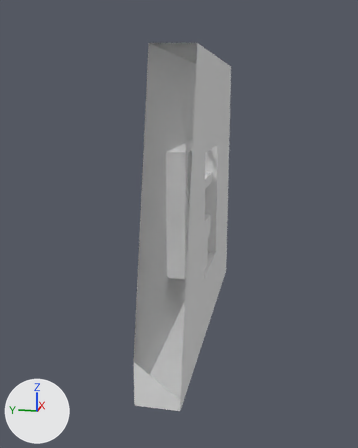
The Blender file development/flash/assets/levels/001/001.blend as it was, and as the next commit left it.
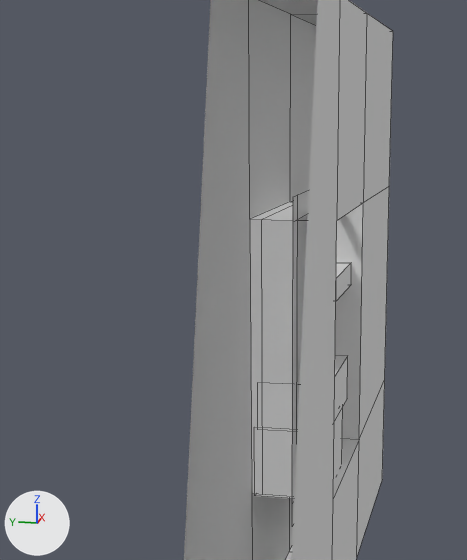
There are two pictures of each version: one whole from a camera (50 mm lens) standing at (-48.2, -8.0, 10.4) and looking at (0.0, 1.6, -1.7), one close up on the part from 15% to 74% of the width and 12% to 69% of the height. Lighting does not change. The marker at lower left points along +X, +Y and +Z. The close-ups show mesh edges as thin lines. Everything nearer to the camera than a plane just in front of the edit is cut away.
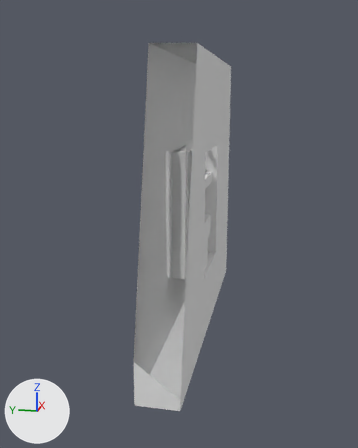
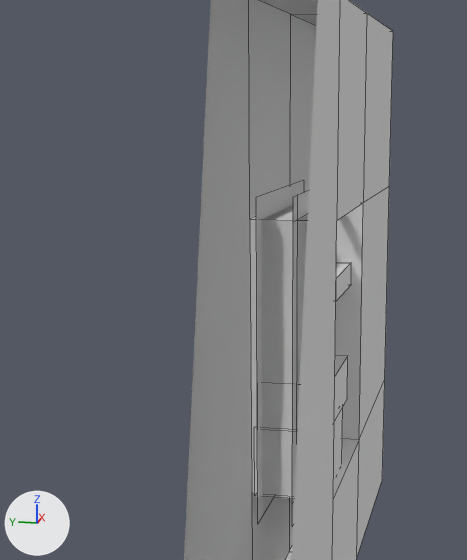
The change, as a list of edits to the scene's bpy script:
```text
Change me_plane:
    where me_plane.from_pydata(...)  # 4 vertices, 1 face; spans x -4.5..4.5, y 0.0, z -5.98..5.98
    used by ob_plane; location = (0.5, 1.5, -0.02)
    me_plane part 1
    me_plane.vertices[0].co: (4.5, 0.0, 5.98) -> (5.5, 0.0, 6.98)  # not seen -> pixel (303, 180)
    me_plane.vertices[1].co: (4.5, 0.0, -5.98) -> (5.5, 0.0, -6.98)
    me_plane.vertices[2].co: (-4.5, 0.0, -5.98) -> (-5.5, 0.0, -6.98)  # pixel (262, 494) -> pixel (257, 524)
    me_plane.vertices[3].co: (-4.5, 0.0, 5.98) -> (-5.5, 0.0, 6.98)  # pixel (261, 219) -> pixel (256, 197)
```

Boxes (x1, y1, x2, y2) around the edits, measured in the close-ups (467 x 560 px):
'Plane', reshaped (not visible before)
    after: (256, 180, 304, 523)
